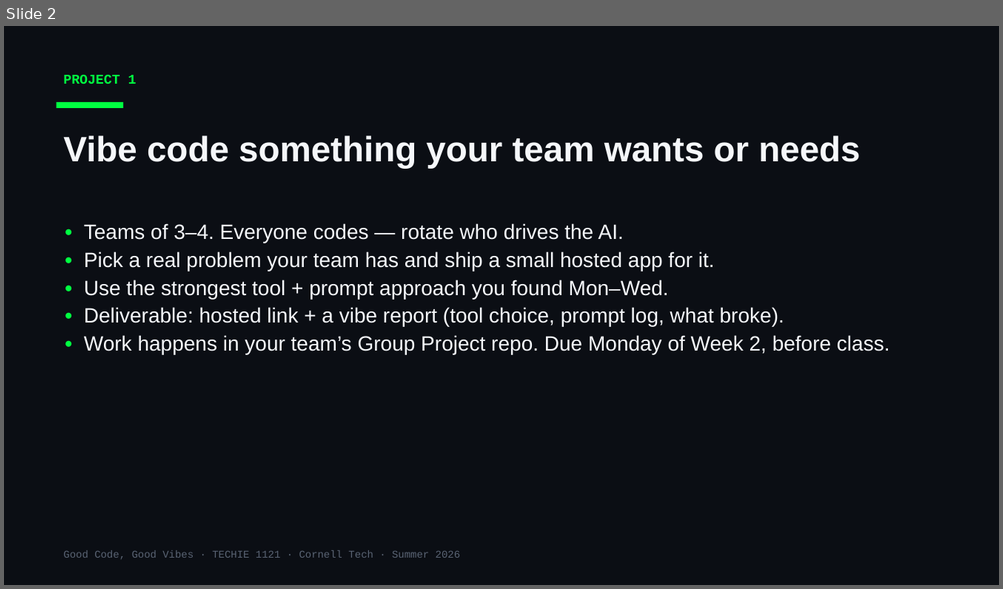
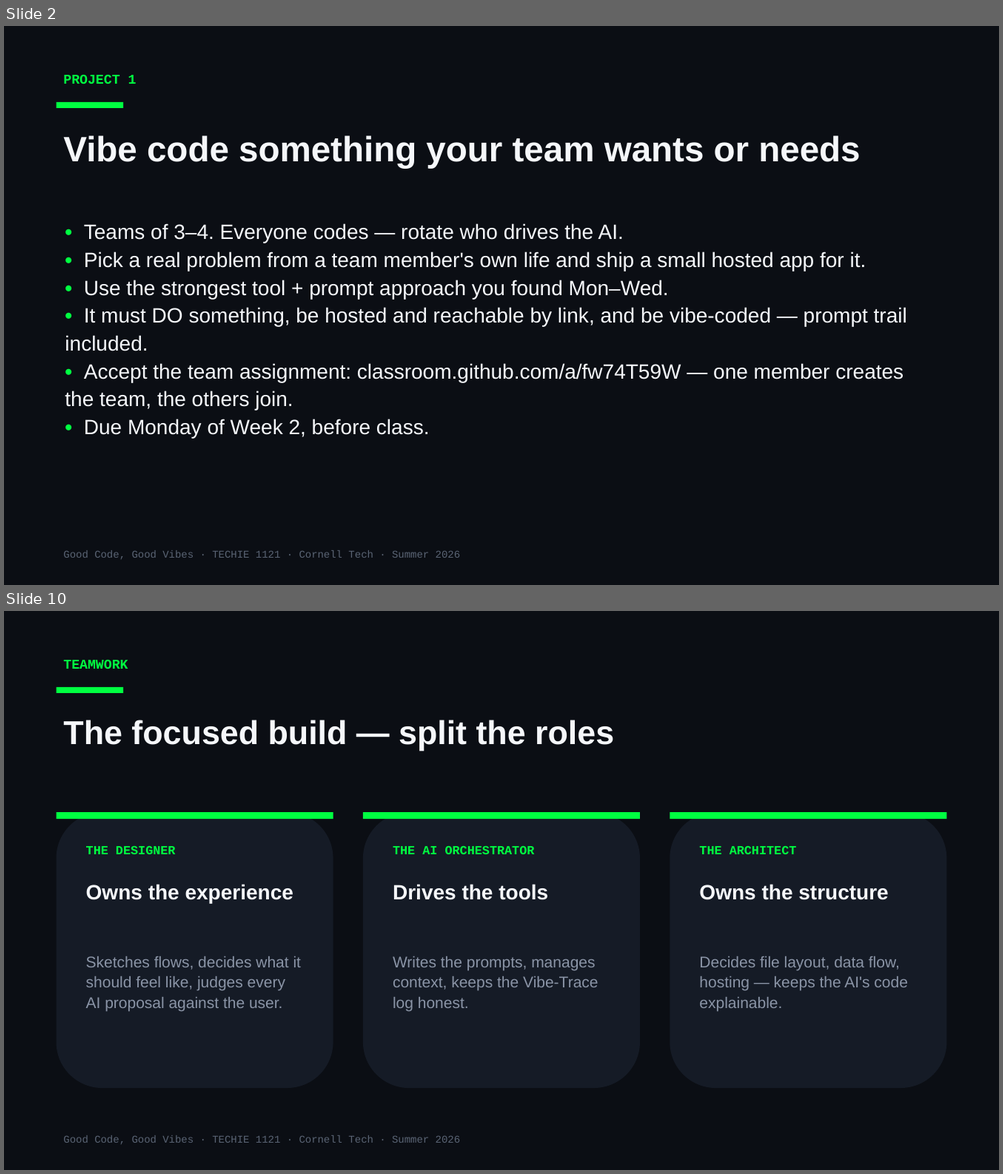
Before and after one commit to Cornell-Tech-Vibe-Coding-Summer-2026/website, a slide deck: slides/Week1-Thu-Project-Day.pptx. Shown one above the other, each under a label of ours: slide 2 before the commit, slides 2 and 10 after it; the slides between them are not shown. The pictures are 1003x589 and 1003x1174 pixels, drawn with LibreOffice and Linux fonts; fonts in the diff are those of the drawing. Boxes give left, top, right and bottom in pixels: in the first picture for what was removed or moved away, otherwise in the second. Text is boxed around its words. In the diff, an @@ line names an element or a change of style, - is before the commit and + after.

```diff
--- a/slides/Week1-Thu-Project-Day.pptx
+++ b/slides/Week1-Thu-Project-Day.pptx
@@ slide 10 added at bbox=[4, 611, 999, 1170], background #0B0E14 @@
@@ text added at bbox=[63, 660, 128, 669], 13 pt, text #00FF41, bold @@
+TEAMWORK
@@ rectangle added at bbox=[57, 687, 123, 693], fill #00FF41 @@
@@ text added at bbox=[63, 720, 614, 751], 32 pt, text #F5F7FA, bold @@
+The focused build — split the roles
@@ rounded rectangle added at bbox=[57, 812, 333, 1088], fill #151B26 @@
@@ rectangle added at bbox=[57, 812, 333, 819], fill #00FF41 @@
@@ rounded rectangle added at bbox=[363, 812, 640, 1088], fill #151B26 @@
@@ rectangle added at bbox=[363, 812, 640, 819], fill #00FF41 @@
@@ rounded rectangle added at bbox=[669, 812, 946, 1088], fill #151B26 @@
@@ rectangle added at bbox=[669, 812, 946, 819], fill #00FF41 @@
@@ text added at bbox=[86, 846, 176, 854], 12 pt, text #00FF41, bold @@
+THE DESIGNER
@@ text added at bbox=[392, 846, 535, 854], 12 pt, text #00FF41, bold @@
+THE AI ORCHESTRATOR
@@ text added at bbox=[699, 846, 797, 854], 12 pt, text #00FF41, bold @@
+THE ARCHITECT
@@ text added at bbox=[86, 884, 293, 903], 20 pt, text #F5F7FA, bold @@
+Owns the experience
@@ text added at bbox=[392, 884, 548, 900], 20 pt, text #F5F7FA, bold @@
+Drives the tools
@@ text added at bbox=[699, 884, 888, 900], 20 pt, text #F5F7FA, bold @@
+Owns the structure
@@ text added at bbox=[86, 957, 301, 1011], 15 pt, text #8A94A6 @@
+Sketches flows, decides what it should feel like, judges every AI proposal against the user.
@@ text added at bbox=[392, 957, 598, 1011], 15 pt, text #8A94A6 @@
+Writes the prompts, manages context, keeps the Vibe-Trace log honest.
@@ text added at bbox=[699, 957, 908, 1011], 15 pt, text #8A94A6 @@
+Decides file layout, data flow, hosting — keeps the AI's code explainable.
@@ text added at bbox=[63, 1136, 460, 1145], 10 pt, text #5A6474 @@
+Good Code, Good Vibes · TECHIE 1121 · Cornell Tech · Summer 2026
@@ slide 2 changed as well @@
@@ text at bbox=[84, 252, 866, 271]: text changed @@
-• Pick a real problem your team has and ship a small hosted app for it.
+• Pick a real problem from a team member's own life and ship a small hosted app for it.
@@ text at bbox=[65, 307, 907, 438]: text changed @@
-• Deliverable: hosted link + a vibe report (tool choice, prompt log, what broke).
-• Work happens in your team’s Group Project repo. Due Monday of Week 2, before class.
+• It must DO something, be hosted and reachable by link, and be vibe-coded — prompt trail included.
+• Accept the team assignment: classroom.github.com/a/fw74T59W — one member creates the team, the others join.
+• Due Monday of Week 2, before class.
```
Also in this commit, not shown: 1 other slide changed, 9 other slides added, 1 other file.
